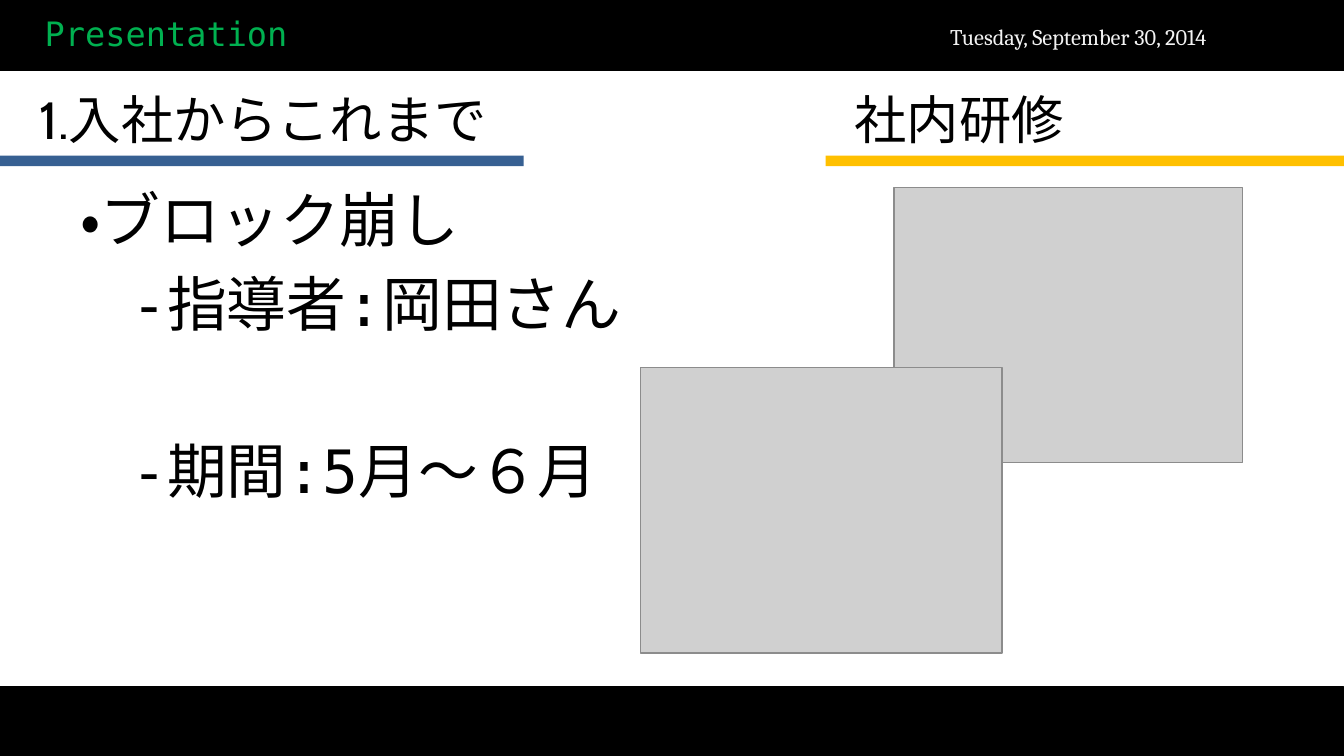
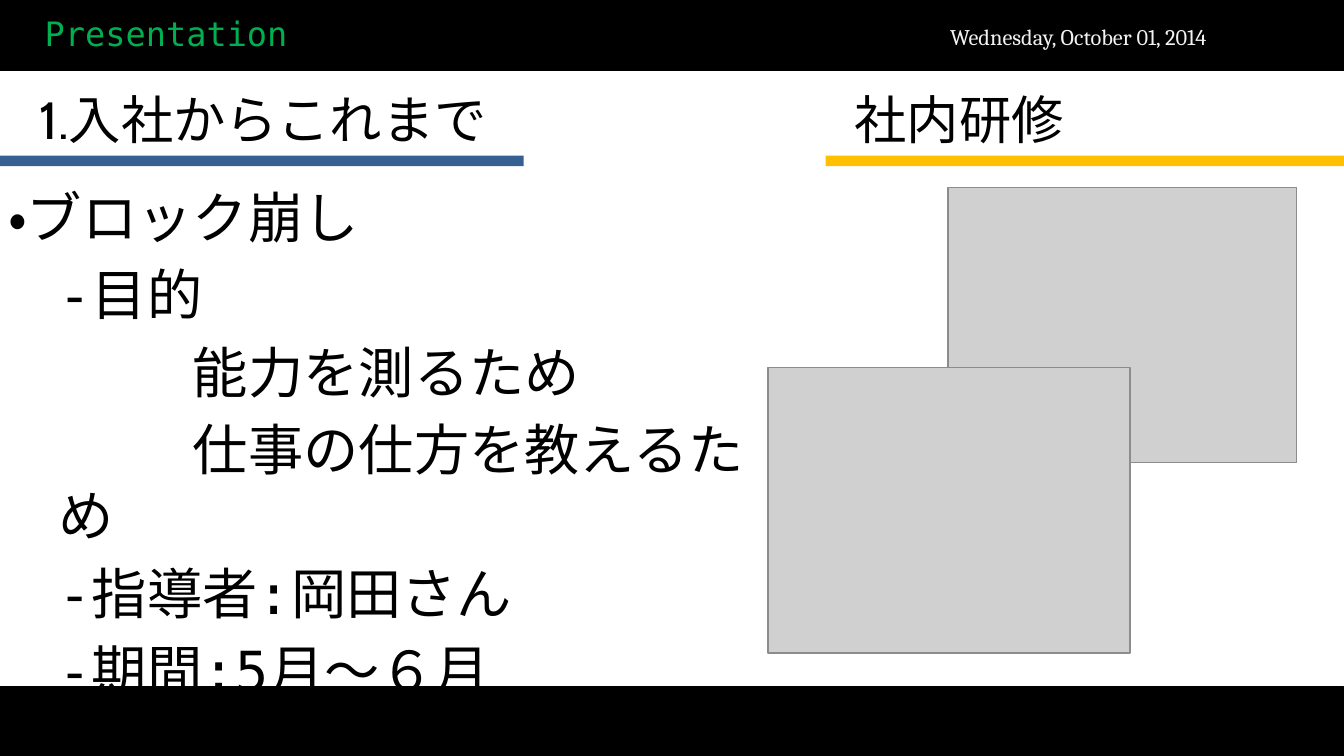
Before and after one commit to scarecrow173/Test, a slide deck: slide 3 of 試用期間終了.pptx. Drawn at 1344x756 pixels with LibreOffice and Linux fonts; fonts in the diff are those of the drawing; grey boxes stand for pictures; background and template pictures are left out. Boxes give left, top, right and bottom in pixels: in the first picture for what was removed or moved away, otherwise in the second. Text is boxed around its words. In the diff, an @@ line names an element or a change of style, - is before the commit and + after.

```diff
--- a/試用期間終了.pptx
+++ b/試用期間終了.pptx
@@ text at bbox=[950, 29, 1206, 50]: text changed @@
-Tuesday, September 30, 2014
+Wednesday, October 01, 2014
@@ text "・ブロック崩し": place and size @@
-text "・ブロック崩し" at bbox=[81, 191, 621, 498]
+text "・ブロック崩し" at bbox=[8, 190, 744, 702]
@@ text at bbox=[8, 190, 513, 702]: size 32 to 29.6 pt in "・ブロック崩し", "-指導者:岡田さん", "-期間:5月～６月" @@
@@ picture: place and size @@
-picture at bbox=[894, 188, 1242, 464]
+picture at bbox=[948, 188, 1296, 464]
@@ text at bbox=[59, 270, 744, 539]: paragraphs added @@
+-目的
+能力を測るため
+仕事の仕方を教えるため
@@ picture: place and size @@
-picture at bbox=[640, 367, 1001, 653]
+picture at bbox=[767, 367, 1129, 653]
```
Also in this commit, not shown: 17 other slides changed, 3 slides added, 2 slides removed, 1 other file.
